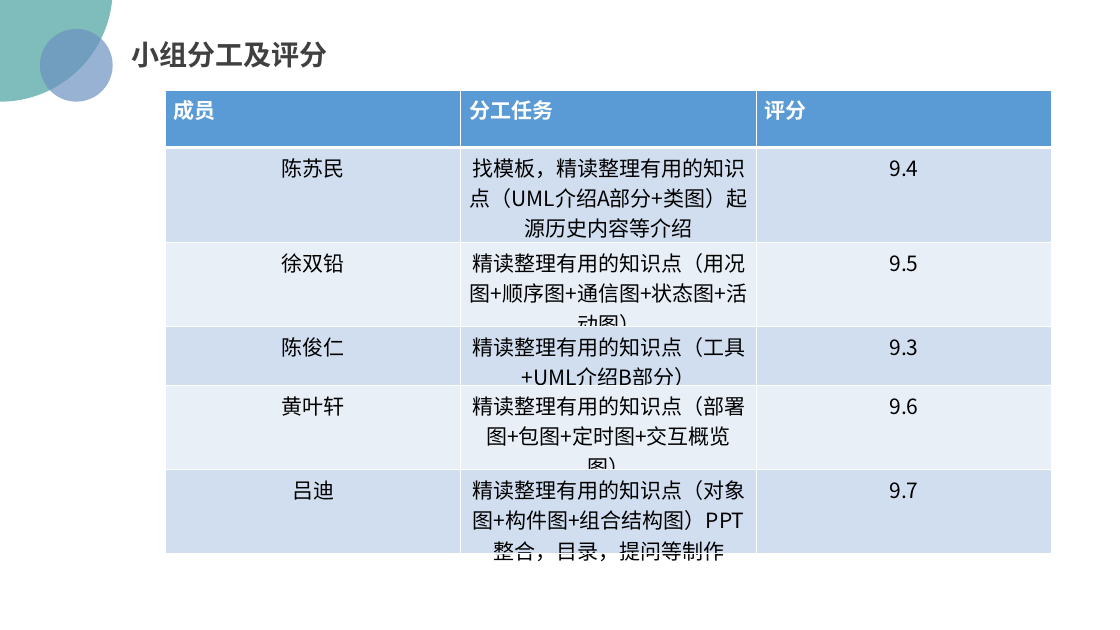
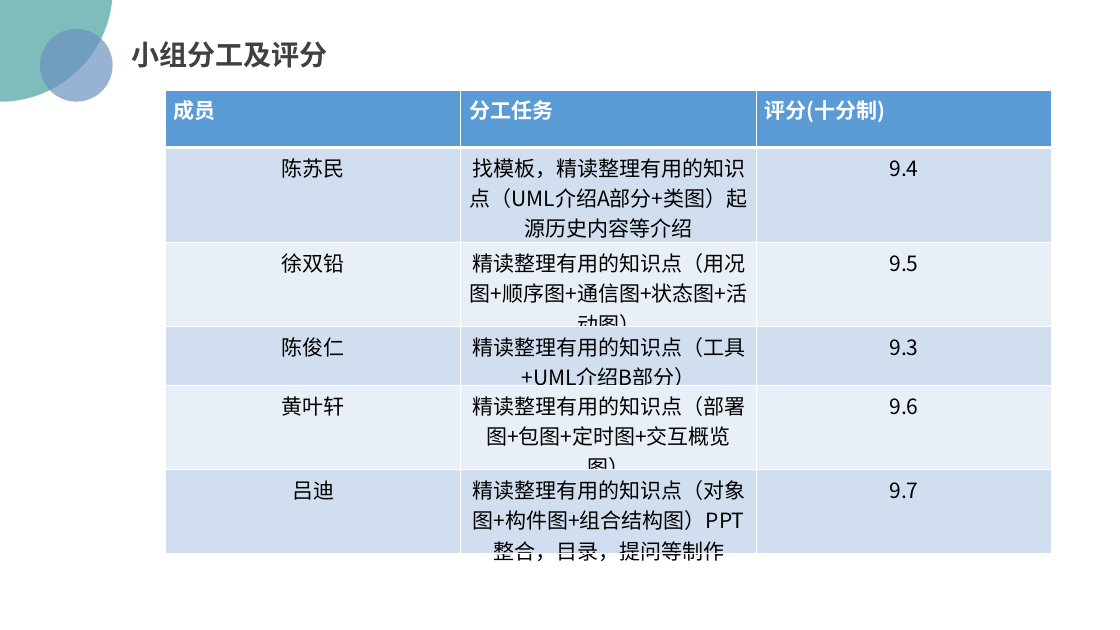
Before and after one commit to PRD2018/PRD2018-G15, a slide deck: slide 52 of 受控文档/02-其他任务/[PRD-15]UML概述.pptx. Drawn at 1120x630 pixels with LibreOffice and Linux fonts; fonts in the diff are those of the drawing; background and template pictures are left out. Boxes give left, top, right and bottom in pixels: in the first picture for what was removed or moved away, otherwise in the second. Text is boxed around its words. In the diff, an @@ line names an element or a change of style, - is before the commit and + after.

```diff
--- a/受控文档/02-其他任务/[PRD-15]UML概述.pptx
+++ b/受控文档/02-其他任务/[PRD-15]UML概述.pptx
@@ table at (x1=166, y1=91, x2=1053, y2=568) @@
-row 1, column 3: 评分
+row 1, column 3: 评分(十分制)
```
Also in this commit, not shown: 3 other slides changed, 7 other files.
